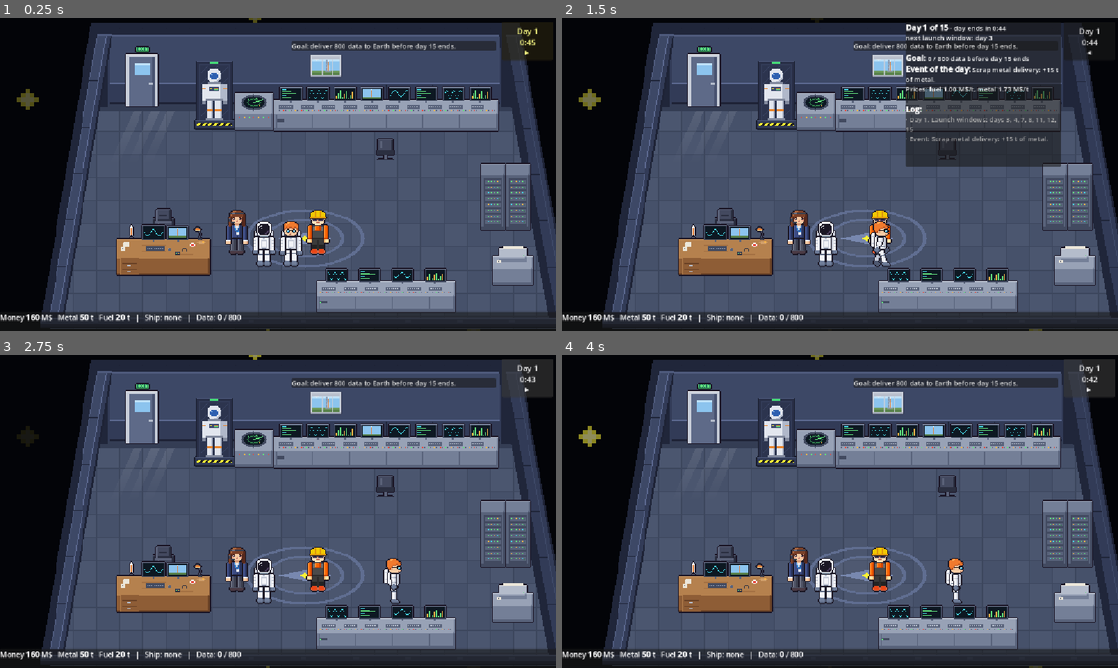
Above: before the commit, frames 1-4 (two rows, left to right).
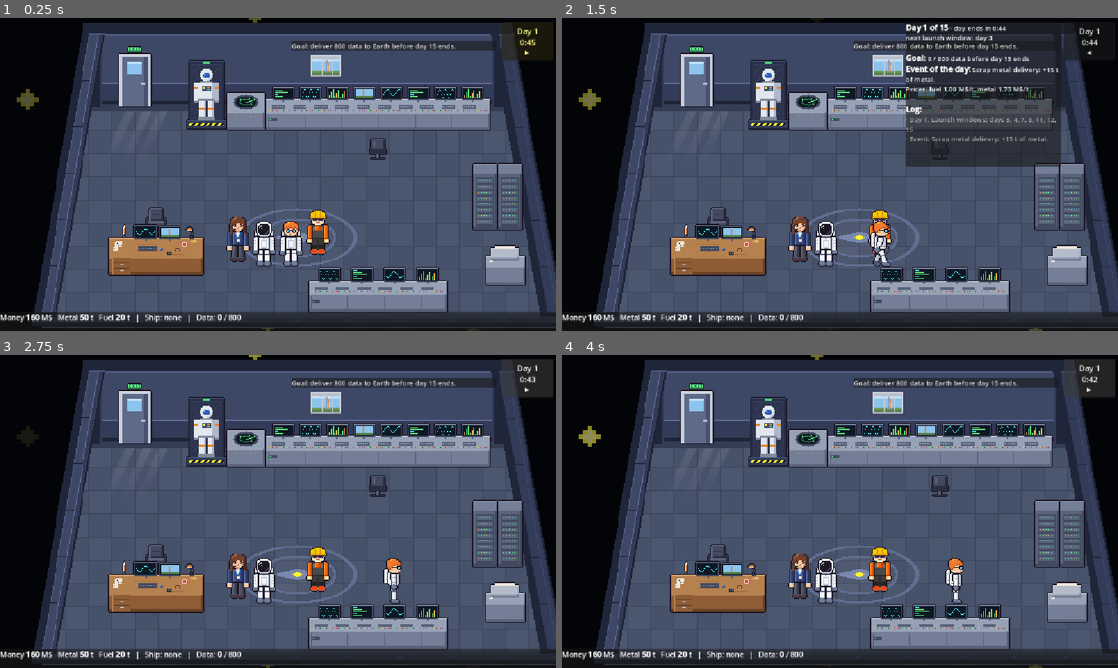
Above: after the commit, the same moments.

Repository: Arentton/Ansharky-Game
Game: Godot game, scene res://scenes/node_2d.tscn
Same seed, same stepped clock (60 frames per second), same inputs: the game is played once before the commit and once after it. This scene is started directly instead of the project's main scene.
Inputs (mouse positions are in pixels of both pictures, inside the frame that each line leads up to):
- Up to frame 1 (0.25 s): no input
- Up to frame 2 (1.5 s): click "Day 1 0:45 ▸" at 0.5 s; tap Enter (ui_accept) at 1.25 s; move the mouse to (962, 158) at 1.27 s; hold D (move_right) from 1.28 s (still down); hold E (interact) from 1.28 s (still down); click (962, 158) at 1.42 s
- Up to frame 3 (2.75 s): tap Enter (ui_accept) at 1.52 s; release D (move_right) at 2 s; release E (interact) at 2 s; click "Day 1 0:44 ◂" at 2 s
- Up to frame 4 (4 s): click "Day 1 0:43 ▸" at 2.75 s; click "Day 1 0:42 ◂" at 3.5 s

The runs differ from the first frame. In frame 1, 18% of the frame differs, in the area x 5-100%, y 1-100%; in frame 2, 17%; in frame 3, 18%; in frame 4, 18%.

Commit message:
Bag fix

Diff:
--- a/scenes/node_2d.tscn
+++ b/scenes/node_2d.tscn
@@ -820,19 +820,20 @@
 script = ExtResource("8_game")
 
 [node name="Room" parent="." instance=ExtResource("2_hiivq")]
-position = Vector2(199, 11)
+position = Vector2(183, 10)
 
 [node name="analyst" type="CharacterBody2D" parent="."]
-position = Vector2(491, 443)
+position = Vector2(541, 443)
 script = ExtResource("1_04qyp")
 
 [node name="CollisionShape2D" type="CollisionShape2D" parent="analyst"]
-position = Vector2(0, 33)
+position = Vector2(-48, 50)
 rotation = 1.5707964
 shape = SubResource("CapsuleShape2D_ifa78")
 
 [node name="AnimatedSprite2D" type="AnimatedSprite2D" parent="analyst"]
 texture_filter = 1
+position = Vector2(-48, 14)
 scale = Vector2(2, 2)
 sprite_frames = SubResource("SpriteFrames_4bto7")
 animation = &"idle_down_analyst"
@@ -866,22 +867,22 @@
 position = Vector2(603, 467)
 script = ExtResource("3_fws66")
 
-[node name="CollisionShape2D" type="CollisionShape2D" parent="dispatcher"]
-position = Vector2(0, 33)
-rotation = 1.5707964
-shape = SubResource("CapsuleShape2D_ifa78")
-
 [node name="AnimatedSprite2D" type="AnimatedSprite2D" parent="dispatcher"]
 texture_filter = 1
 scale = Vector2(2, 2)
 sprite_frames = SubResource("SpriteFrames_4bto7")
 animation = &"idle_down_dispatcher"
 autoplay = "idle_down_dispatcher"
-frame_progress = 0.739155
+frame_progress = 0.76564395
 
 [node name="MultiplayerSynchronizer" type="MultiplayerSynchronizer" parent="dispatcher"]
 replication_config = SubResource("SceneReplicationConfig_player")
 public_visibility = false
+
+[node name="CollisionShape2D" type="CollisionShape2D" parent="dispatcher"]
+position = Vector2(0, 33)
+rotation = 1.5707964
+shape = SubResource("CapsuleShape2D_ifa78")
 
 [node name="engineer" type="CharacterBody2D" parent="."]
 position = Vector2(659, 443)
--- a/scenes/room.tscn
+++ b/scenes/room.tscn
@@ -232,7 +232,7 @@
 shape = SubResource("shape_7")
 
 [node name="SpacesuitStation" type="Node2D" parent="Props"]
-position = Vector2(60, 294)
+position = Vector2(245.5, 116)
 script = ExtResource("ws")
 role = "astronaut"
 station_name = "Airlock and spacesuit"
@@ -241,7 +241,7 @@
 [node name="Sprite2D" type="Sprite2D" parent="Props/SpacesuitStation"]
 texture_filter = 1
 material = SubResource("outline_mat")
-position = Vector2(141, -221)
+position = Vector2(-44.5, -43)
 scale = Vector2(2, 2)
 texture = ExtResource("tex_13")
 centered = false
@@ -249,24 +249,24 @@
 [node name="Body" type="StaticBody2D" parent="Props/SpacesuitStation"]
 
 [node name="CollisionShape2D" type="CollisionShape2D" parent="Props/SpacesuitStation/Body"]
-position = Vector2(185.5, -145)
+position = Vector2(0, 33)
 shape = SubResource("shape_8")
 
 [node name="InteractArea" type="Area2D" parent="Props/SpacesuitStation"]
 monitorable = false
 
 [node name="CollisionShape2D" type="CollisionShape2D" parent="Props/SpacesuitStation/InteractArea"]
-position = Vector2(185.5, -145)
+position = Vector2(0, 33)
 shape = SubResource("shape_9")
 
 [node name="Hint" type="Label" parent="Props/SpacesuitStation"]
 visible = false
 z_index = 50
 z_as_relative = false
-offset_left = -160.0
-offset_top = -132.0
-offset_right = 160.0
-offset_bottom = -106.0
+offset_left = -345.5
+offset_top = 46.0
+offset_right = -25.5
+offset_bottom = 72.0
 theme_override_colors/font_outline_color = Color(0.05, 0.06, 0.12, 1)
 theme_override_constants/outline_size = 6
 theme_override_font_sizes/font_size = 15
